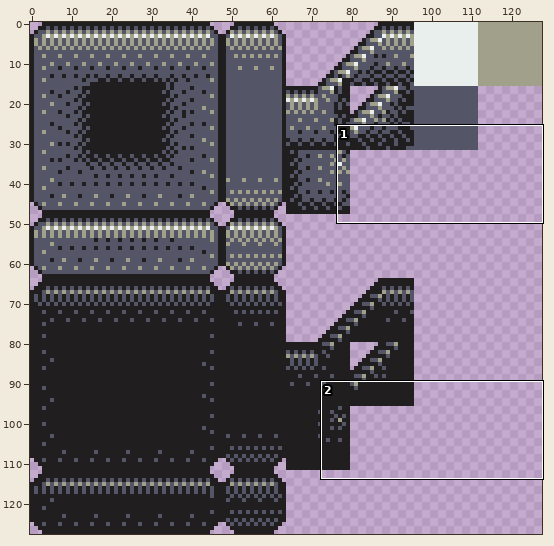
Two states of a sprite sheet, Resources/Sprites/Tiles/tiles.png. Above, an overview of the earlier version with the close-up marked.
Close-up. Earlier state:
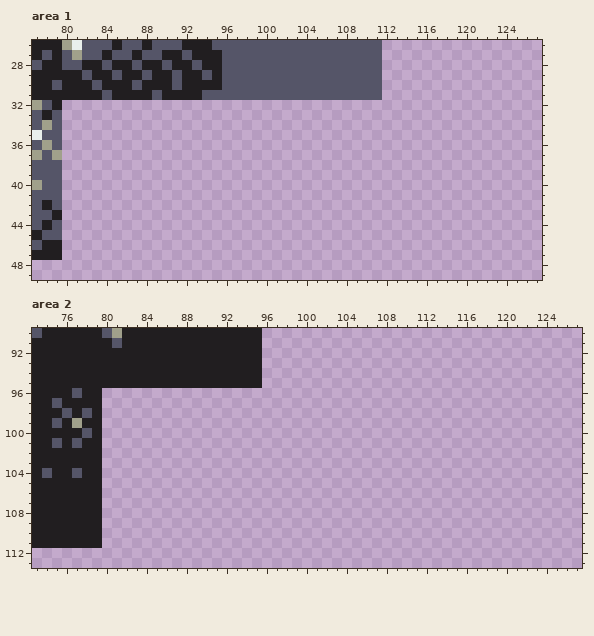
The file is 128x128 pixels. Shown: area 1: x 77..127, y 26..49; area 2: x 73..127, y 90..113.
And afterwards:
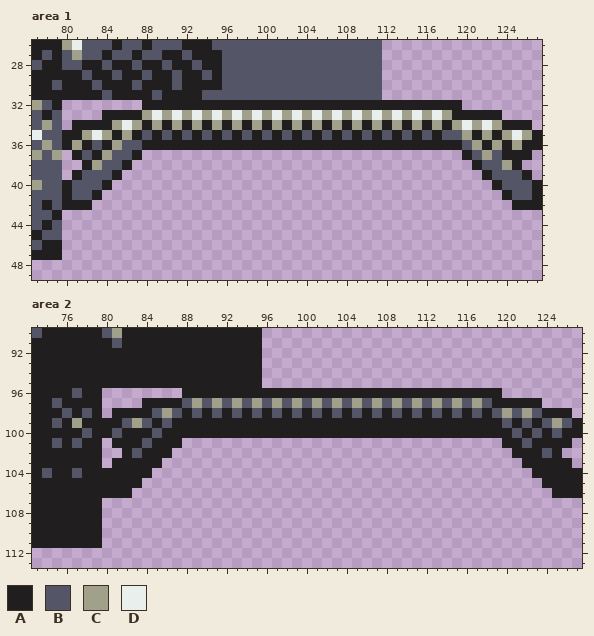
Palette (. is transparent): A #211e20  B #555568  C #a0a08b  D #e9efec
The exact change:
Changed rows in their new state; - is an unchanged pixel.
Area 1:
first column x 80:
32 --------AAAAAAAAAAAAAAAAAAAAAAAAAAAAAAAA--------
33 ----AAAACDCDCDCDCDCDCDCDCDCDCDCDCDCDCDCAAAAA----
34 -AAAACDCACACACACACACACACACACACACACACACACDCDCAAA-
35 AACDCACABABABABABABABABABABABABABABABABBCACACDCA
36 ACABACBBAAAAAAAAAAAAAAAAAAAAAAAAAAAAAAAABCACACAA
37 -ABACBBA--------------------------------ABCBAAA-
38 --ACBBA----------------------------------ABBCA--
39 -ABBBA------------------------------------ABBBA-
40 ABBBA--------------------------------------ABBBA
41 ABBA----------------------------------------ABBA
42 AAA------------------------------------------AAA
Area 2:
first column x 80:
 96 --------AAAAAAAAAAAAAAAAAAAAAAAAAAAAAAAA--------
 97 ----AAAABCBCBCBCBCBCBCBCBCBCBCBCBCBCBCBAAAAA----
 98 -AAAABCBABABABABABABABABABABABABABABABABCBCBAAA-
 99 AABCBABAAAAAAAAAAAAAAAAAAAAAAAAAAAAAAAAABABABCBA
100 ABAAABAAAAAAAAAAAAAAAAAAAAAAAAAAAAAAAAAAABABABAA
101 -AAABAAA--------------------------------AABAAAA-
102 --ABAAA----------------------------------AAABA--
103 -AAAAA------------------------------------AAAAA-
104 AAAAA--------------------------------------AAAAA
105 AAAA----------------------------------------AAAA
106 AAA------------------------------------------AAA
